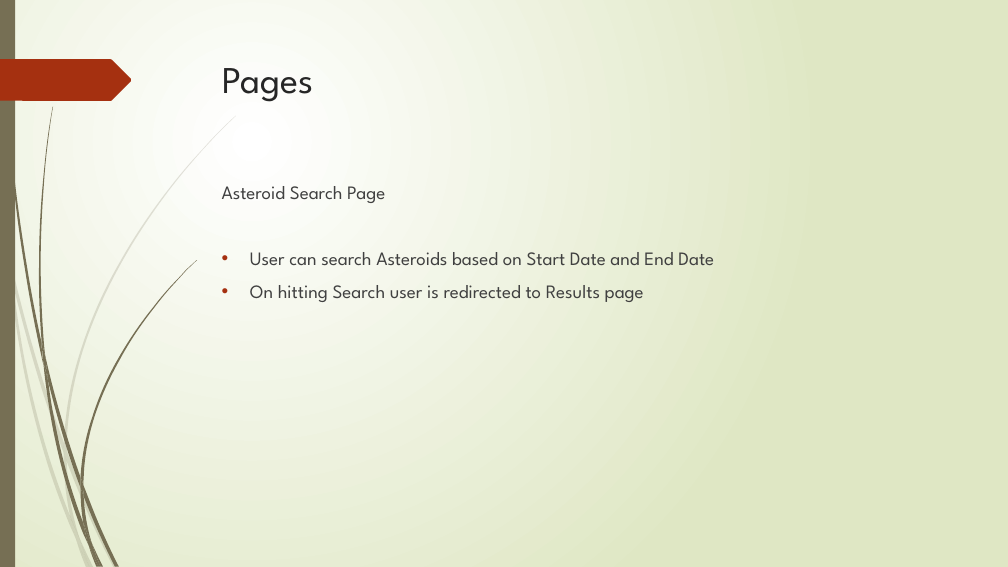
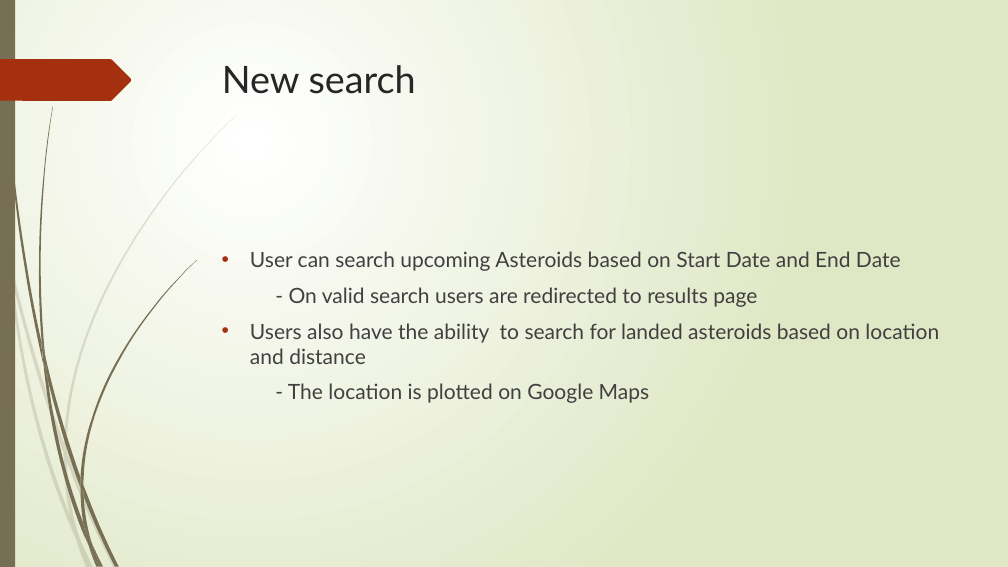
Before and after one commit to 301n15-nasa/main, a slide deck: slide 6 of Data Asteroid.pptx (slide 5 before the commit). Drawn at 1008x567 pixels with LibreOffice and Linux fonts; fonts in the diff are those of the drawing. Boxes give left, top, right and bottom in pixels: in the first picture for what was removed or moved away, otherwise in the second. Text is boxed around its words. In the diff, an @@ line names an element or a change of style, - is before the commit and + after.

```diff
--- a/Data Asteroid.pptx
+++ b/Data Asteroid.pptx
@@ title at [222,65,416,94]: text changed; font League Spartan to Lato @@
-Pages
+New search
@@ text at [250,251,939,403]: text changed; size 18 to 20 pt; font League Spartan to Lato @@
-Asteroid Search Page
-• User can search Asteroids based on Start Date and End Date
-• On hitting Search user is redirected to Results page
+• User can search upcoming Asteroids based on Start Date and End Date
+- On valid search users are redirected to results page
+• Users also have the ability to search for landed asteroids based on location and distance
+- The location is plotted on Google Maps
```
Also in this commit, not shown: 6 other slides changed, 2 slides added.
